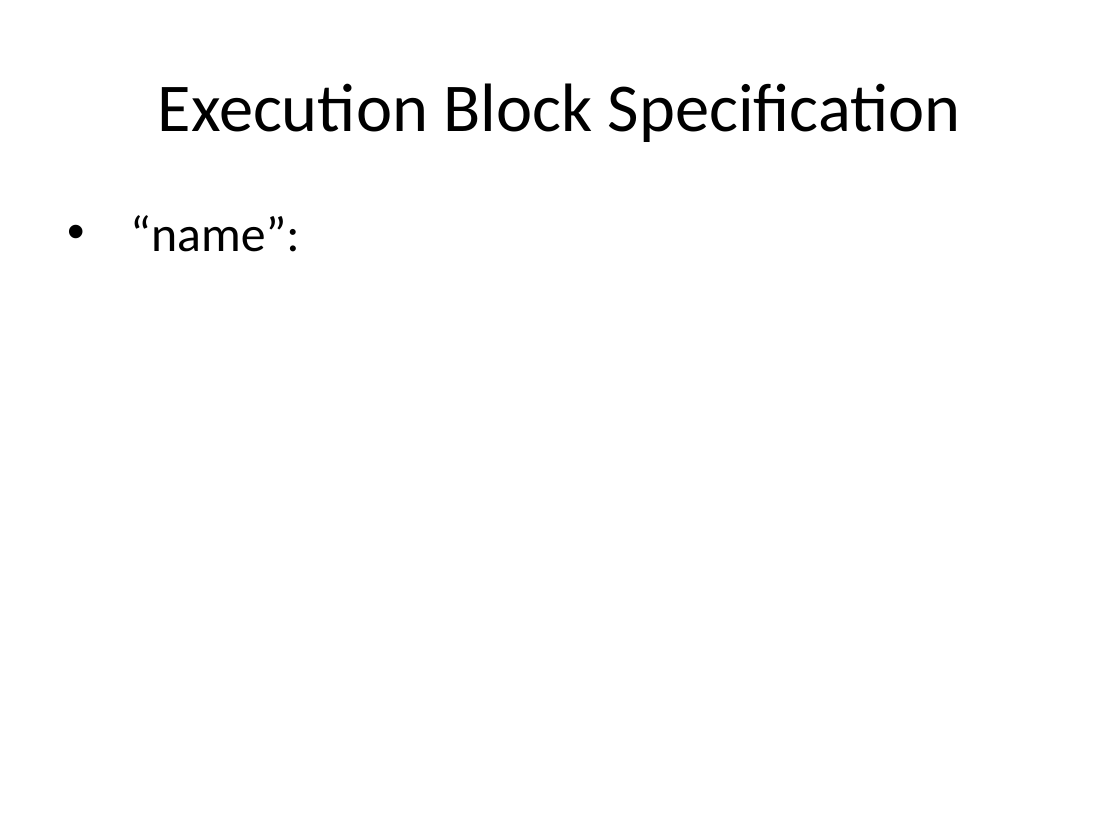
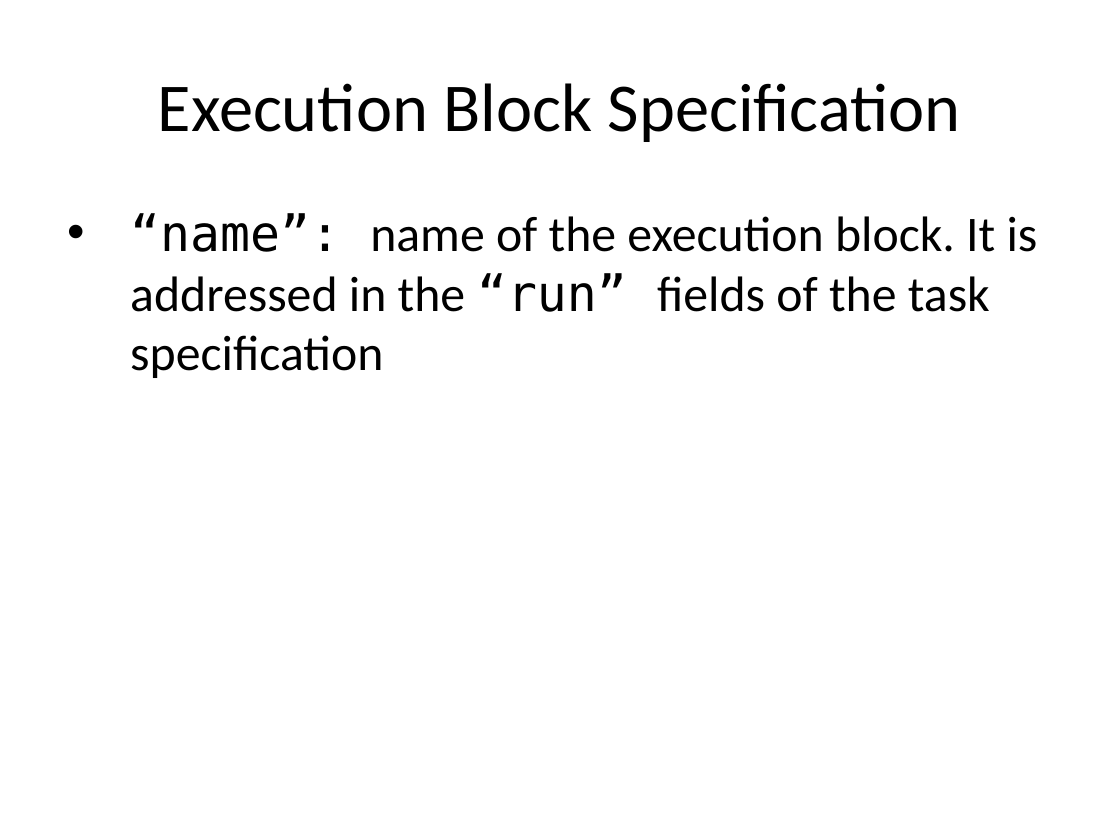
Before and after one commit to timurkelin/simschd, a slide deck: slide 24 of doc/simschd.pptx. Drawn at 1120x840 pixels with LibreOffice and Linux fonts; fonts in the diff are those of the drawing; background and template pictures are left out. Boxes give left, top, right and bottom in pixels: in the first picture for what was removed or moved away, otherwise in the second. Text is boxed around its words. In the diff, an @@ line names an element or a change of style, - is before the commit and + after.

```diff
--- a/doc/simschd.pptx
+++ b/doc/simschd.pptx
@@ text at (x1=130, y1=213, x2=1038, y2=378): text changed @@
-• “name”:
+• “name”: name of the execution block. It is addressed in the “run” fields of the task specification
```
Also in this commit, not shown: 3 other slides changed, 24 other files.
